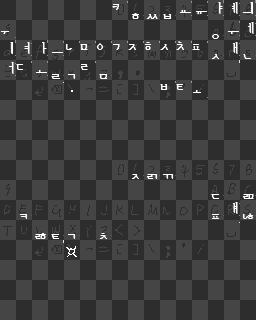
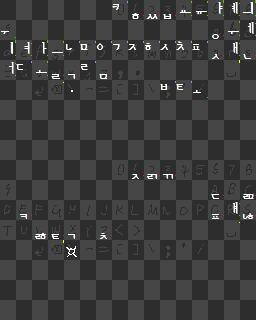
The second 256x320 image is a revision of the first. Changes to its layers:
painted on "INITIAL" over [left=144, top=42, right=151, bottom=46]
